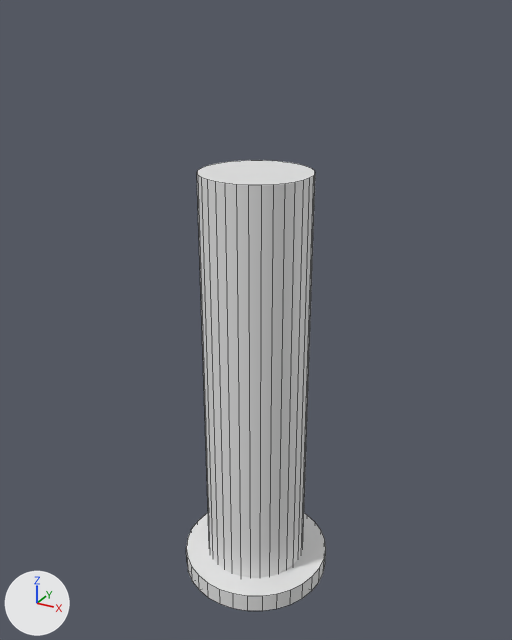
The Blender file Eje barrefondos/Eje barrefondos.blend as it was, and as the next commit left it.
Camera for both pictures: a 50 mm camera at (2.66, -4.83, 3.08) aimed at (-0.03, 0.06, 0.63). Lighting does not change. The marker at lower left points along +X, +Y and +Z. Mesh edges are drawn as thin lines.

The first picture shows 'Centro', 'Cono'.
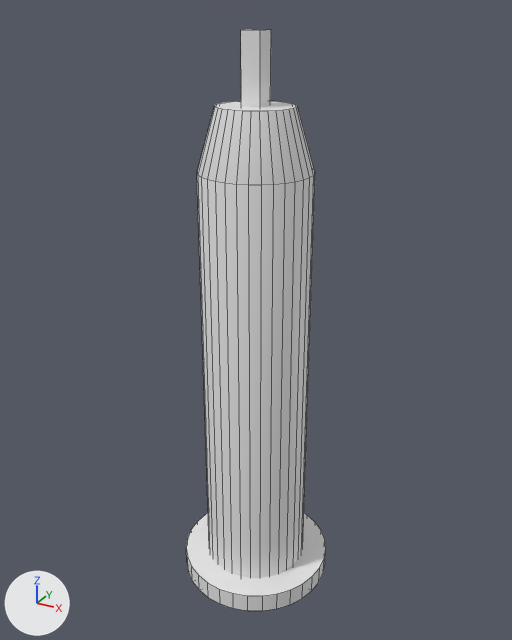
The change, as JSON lines over the scene's bpy script:
```json
{"block": "me_cilindro_001", "where": "# used by ob_centro; location = (0.0, 0.0, 0.0)"}
{"op": "remove", "block": "me_cilindro_001", "code": "me_cilindro_001.from_pydata(...)  # 64 vertices, 34 faces; spans x -0.46..0.46, y -0.46..0.46, z -1.92..1.92"}
{"op": "add", "block": "me_cilindro_001", "code": "me_cilindro_001.from_pydata(...)  # 96 vertices, 66 faces; spans x -0.46..0.46, y -0.46..0.46, z -1.92..2.41"}
{"block": "me_cilindro_001", "change": "me_cilindro_001 part 1"}
{"block": "me_cilindro_001", "change": "1 face is deleted"}
{"block": "me_cilindro_001", "change": "32 vertices are added at x -0.31..0.31, y -0.31..0.31, z 2.41"}
{"block": "me_cilindro_001", "change": "33 new faces join them"}
{"op": "add", "block": "me_cubo_001", "code": ["me_cubo_001 = bpy.data.meshes.new('Cubo.001')", "me_cubo_001.from_pydata(...)  # a box spanning x -0.08..0.08, y -0.08..0.08, z -0.53..0.53"]}
{"op": "add", "block": "ob_cubo", "code": ["ob_cubo = bpy.data.objects.new('Cubo', me_cubo_001)", "ob_cubo.location = (0.0, 0.0, 2.41)"]}
```

Changed parts and their boxes [x1, y1, x2, y2] in the pictures (512 x 640 px):
```json
{"object": "Centro", "change": "reshaped", "before": [197, 160, 315, 578], "after": [197, 101, 315, 578], "on screen": "14% taller"}
{"object": "Cubo", "change": "added", "after": [241, 29, 271, 108]}
{"part": 1, "of": "me_cilindro_001", "change": "built on", "before": [197, 160, 315, 185], "after": [197, 101, 315, 185]}
```
